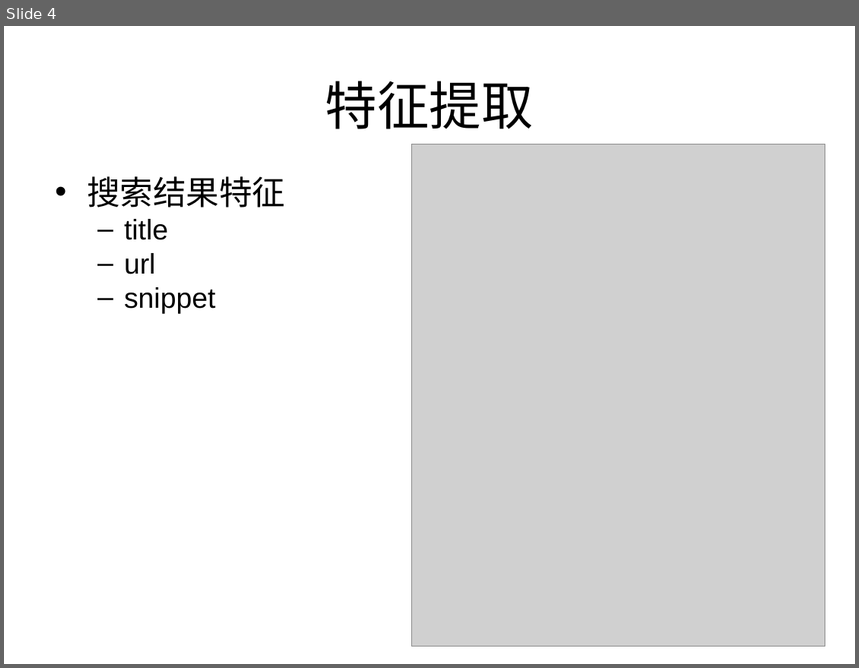
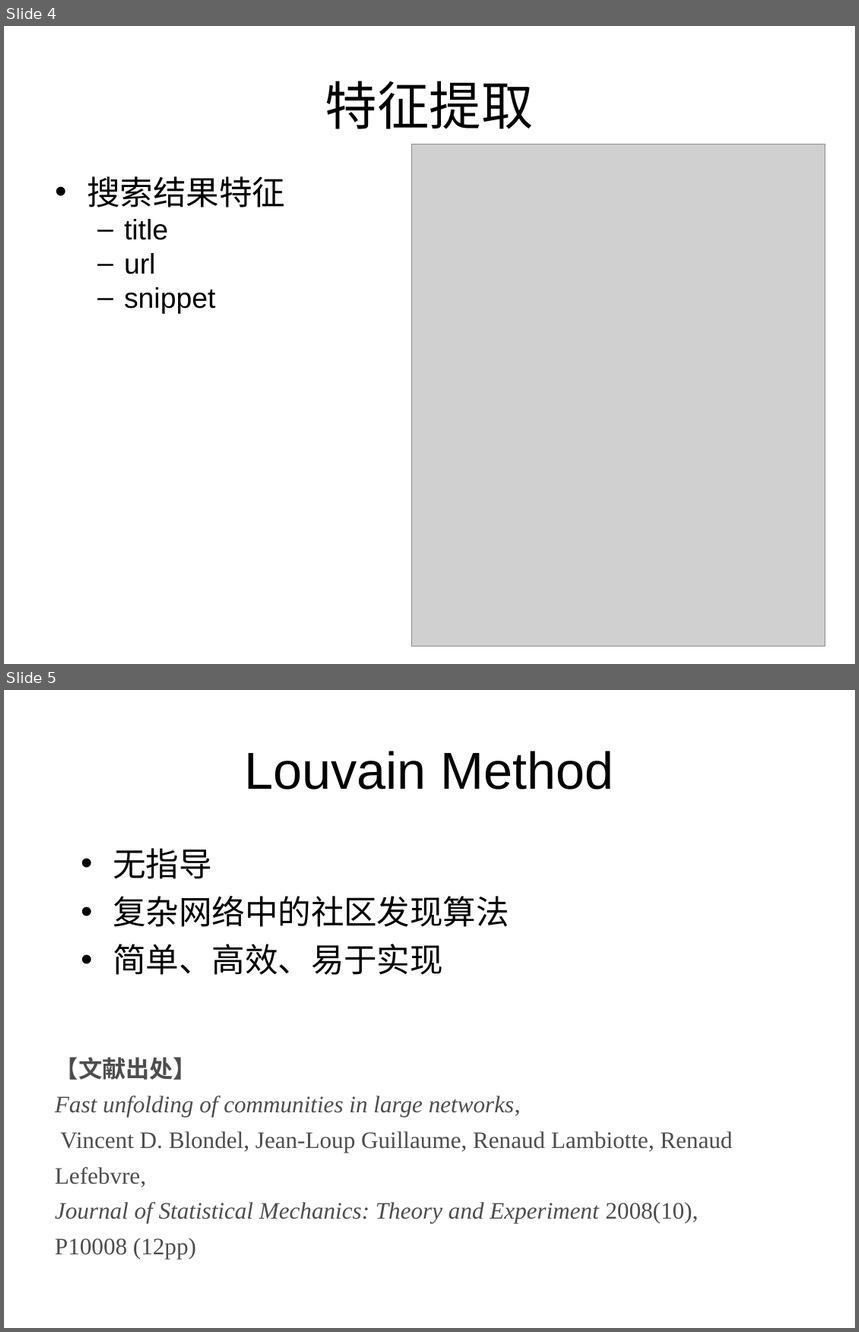
Before and after one commit to Huarong/people_clustering, a slide deck: doc/feature_extraction.ppt. Shown one above the other, each under a label of ours: slide 4 before the commit, slides 4 and 5 after it. The pictures are 859x668 and 859x1332 pixels, drawn with LibreOffice and Linux fonts; fonts in the diff are those of the drawing; grey boxes stand for pictures. Boxes give left, top, right and bottom in pixels: in the first picture for what was removed or moved away, otherwise in the second. Text is boxed around its words. In the diff, an @@ line names an element or a change of style, - is before the commit and + after.

```diff
--- a/doc/feature_extraction.ppt
+++ b/doc/feature_extraction.ppt
@@ slide 5 added at [4,690,855,1328], background #FFFFFF @@
@@ title added at [244,751,614,790], 44 pt, text #000000 @@
+Louvain Method
@@ text added at [113,848,509,975], 28 pt, text #000000 @@
+• 无指导
+• 复杂网络中的社区发现算法
+• 简单、高效、易于实现
@@ text added at [55,1057,733,1259], 20 pt, text #4D4D4D @@
+【文献出处】
+Fast unfolding of communities in large networks,
+Vincent D. Blondel, Jean-Loup Guillaume, Renaud Lambiotte, Renaud Lefebvre,
+Journal of Statistical Mechanics: Theory and Experiment 2008(10),
+P10008 (12pp)
```
Also in this commit, not shown: 2 other slides added, 1 other file.
